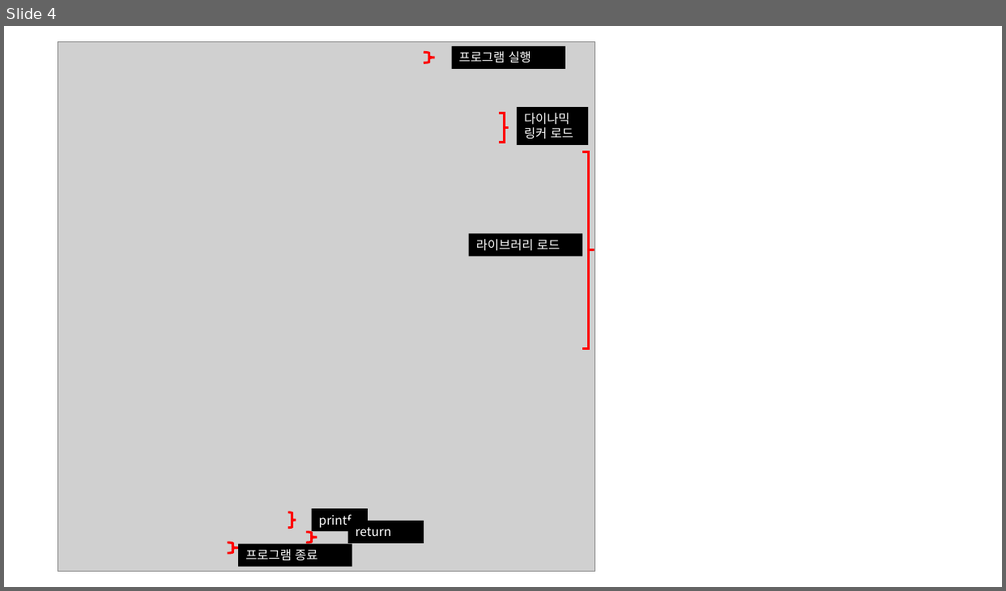
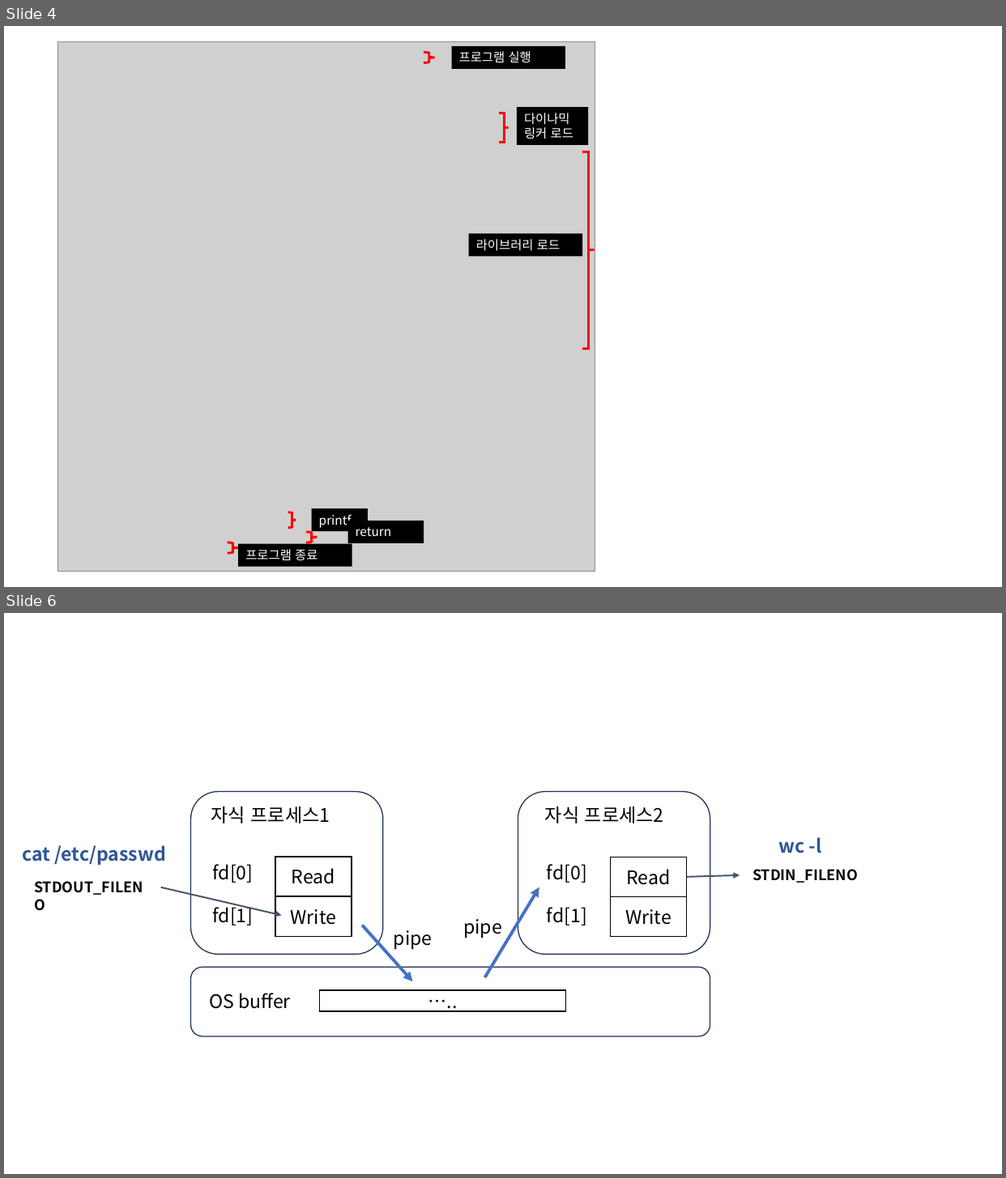
Before and after one commit to y2gon2/y2gon2.github.io, a slide deck: _site/assets/docu/genserver.pptx. Shown one above the other, each under a label of ours: slide 4 before the commit, slides 4 and 6 after it; the slides between them are not shown. The pictures are 1006x591 and 1006x1178 pixels, drawn with LibreOffice and Linux fonts; fonts in the diff are those of the drawing; grey boxes stand for pictures. Boxes give left, top, right and bottom in pixels: in the first picture for what was removed or moved away, otherwise in the second. Text is boxed around its words. In the diff, an @@ line names an element or a change of style, - is before the commit and + after.

```diff
--- a/_site/assets/docu/genserver.pptx
+++ b/_site/assets/docu/genserver.pptx
@@ slide 6 added at box(4, 613, 1002, 1174), background #FFFFFF @@
@@ rounded rectangle added at box(191, 792, 384, 954), outline #1E3256 1 pt @@
@@ text added at box(211, 807, 330, 824), 18 pt, text #000000 @@
+자식 프로세스1
@@ rounded rectangle added at box(518, 792, 710, 954), outline #1E3256 1 pt @@
@@ text added at box(545, 807, 664, 824), 18 pt, text #000000 @@
+자식 프로세스2
@@ text added at box(22, 845, 166, 865), 18 pt, text #2F5597, bold @@
+cat /etc/passwd
@@ text added at box(779, 837, 822, 854), 18 pt, text #2F5597, bold @@
+wc -l
@@ text added at box(213, 864, 253, 883), 18 pt, text #000000 @@
+fd[0]
@@ rectangle added at box(275, 857, 352, 897), outline #000000 1 pt, 18 pt, text #000000 @@
+Read
@@ text added at box(547, 864, 587, 883), 18 pt, text #000000 @@
+fd[0]
@@ rectangle added at box(611, 857, 687, 897), outline #000000 1 pt, 18 pt, text #000000 @@
+Read
@@ arrow added from (687, 877) to (740, 875), #44546A 1.5 pt @@
@@ text added at box(752, 869, 858, 883), 14 pt, text #000000, bold @@
+STDIN_FILENO
@@ text added at box(34, 881, 143, 895), 14 pt, text #000000, bold @@
+STDOUT_FILENO
@@ arrow added from (161, 888) to (282, 915), #44546A 1.5 pt @@
@@ text added at box(213, 904, 253, 926), 18 pt, text #000000 @@
+fd[1]
@@ rectangle added at box(275, 897, 352, 936), outline #000000 1 pt, 18 pt, text #000000 @@
+Write
@@ arrow added from (484, 977) to (539, 888), #4472C4 3 pt @@
@@ rectangle added at box(611, 897, 687, 936), outline #000000 1 pt, 18 pt, text #000000 @@
+Write
@@ arrow added from (363, 925) to (413, 982), #4472C4 3 pt @@
@@ text added at box(463, 919, 502, 939), 18 pt, text #000000 @@
+pipe
@@ text added at box(547, 907, 587, 926), 18 pt, text #000000 @@
+fd[1]
@@ text added at box(394, 931, 432, 950), 18 pt, text #000000 @@
+pipe
@@ rounded rectangle added at box(191, 967, 710, 1037), outline #1E3256 1 pt @@
@@ text added at box(209, 993, 291, 1009), 18 pt, text #000000 @@
+OS buffer
@@ rectangle added at box(320, 990, 566, 1012), outline #000000 1 pt, 18 pt, text #000000 @@
+…..
```
Also in this commit, not shown: 1 other slide added, 53 other files.
